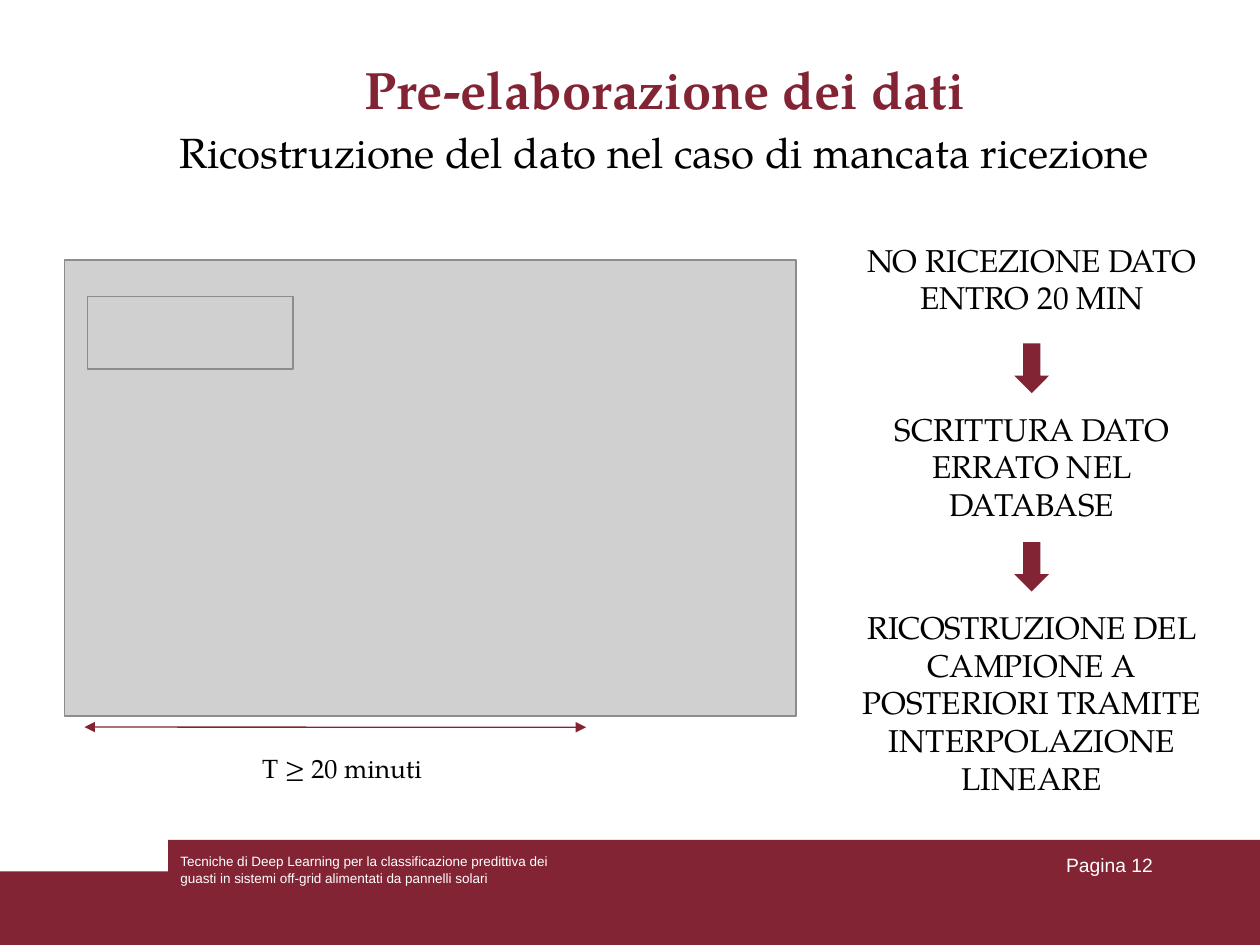
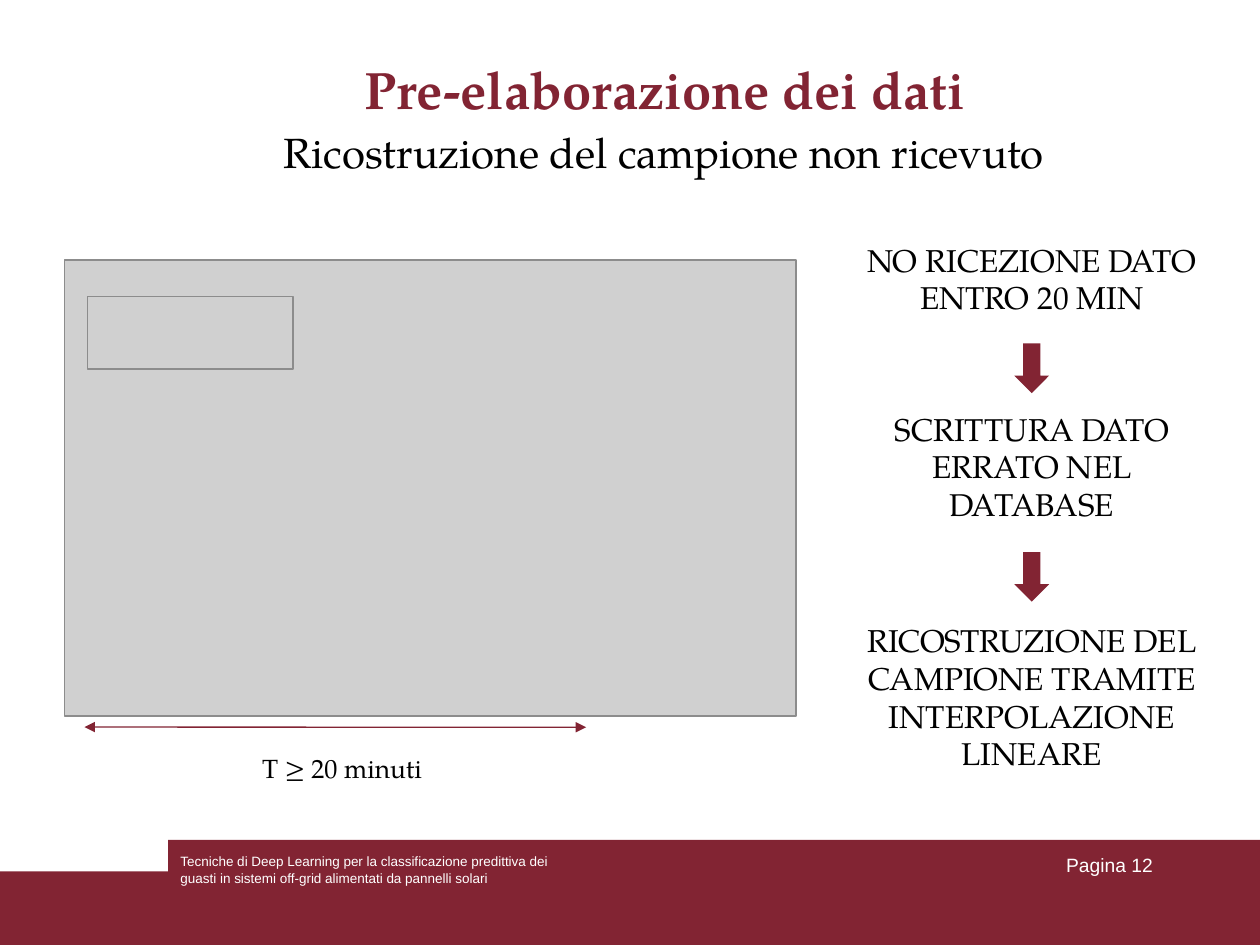
Before and after one commit to lorenzoooooo/DL-for-Predictive-Fault-Classification-in-Off-Grid-Systems, a slide deck: slide 12 of Presentazione_tesi.ppt. Drawn at 1260x945 pixels with LibreOffice and Linux fonts; fonts in the diff are those of the drawing; grey boxes stand for pictures. Boxes give left, top, right and bottom in pixels: in the first picture for what was removed or moved away, otherwise in the second. Text is boxed around its words. In the diff, an @@ line names an element or a change of style, - is before the commit and + after.

```diff
--- a/Presentazione_tesi.ppt
+++ b/Presentazione_tesi.ppt
@@ text at (x1=284, y1=137, x2=1044, y2=180): text changed @@
-Ricostruzione del dato nel caso di mancata ricezione
+Ricostruzione del campione non ricevuto
@@ right arrow moved from (x1=1014, y1=542, x2=1049, y2=592) to (x1=1014, y1=553, x2=1049, y2=602) @@
@@ text at (x1=867, y1=629, x2=1196, y2=766): text changed @@
-RICOSTRUZIONE DEL CAMPIONE A POSTERIORI TRAMITE INTERPOLAZIONE LINEARE
+RICOSTRUZIONE DEL CAMPIONE TRAMITE INTERPOLAZIONE LINEARE
```
Also in this commit, not shown: 17 other slides changed.
